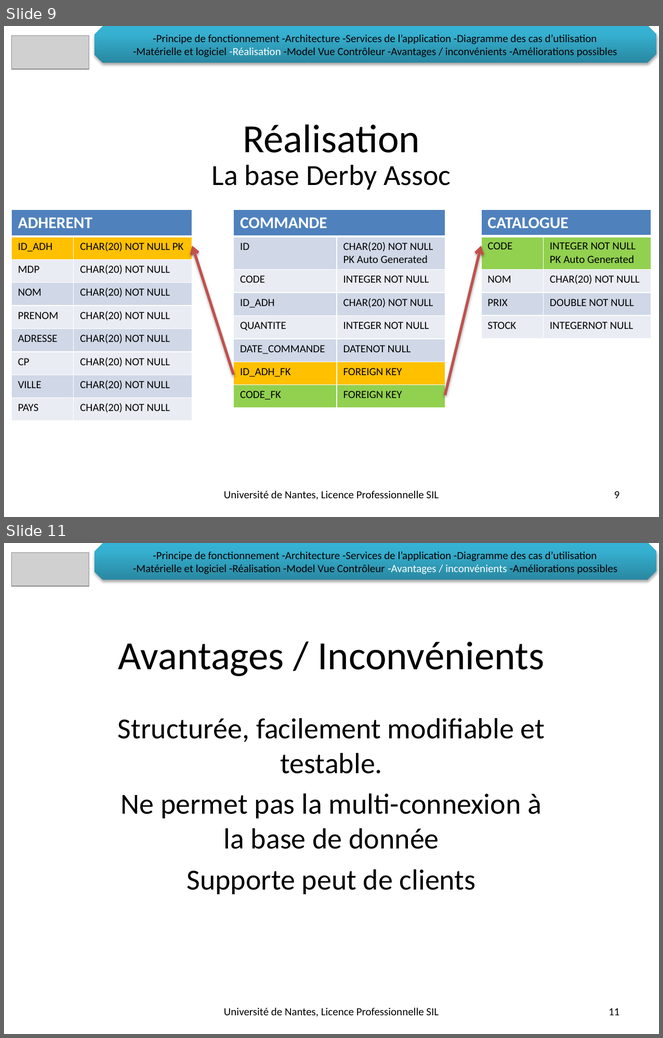
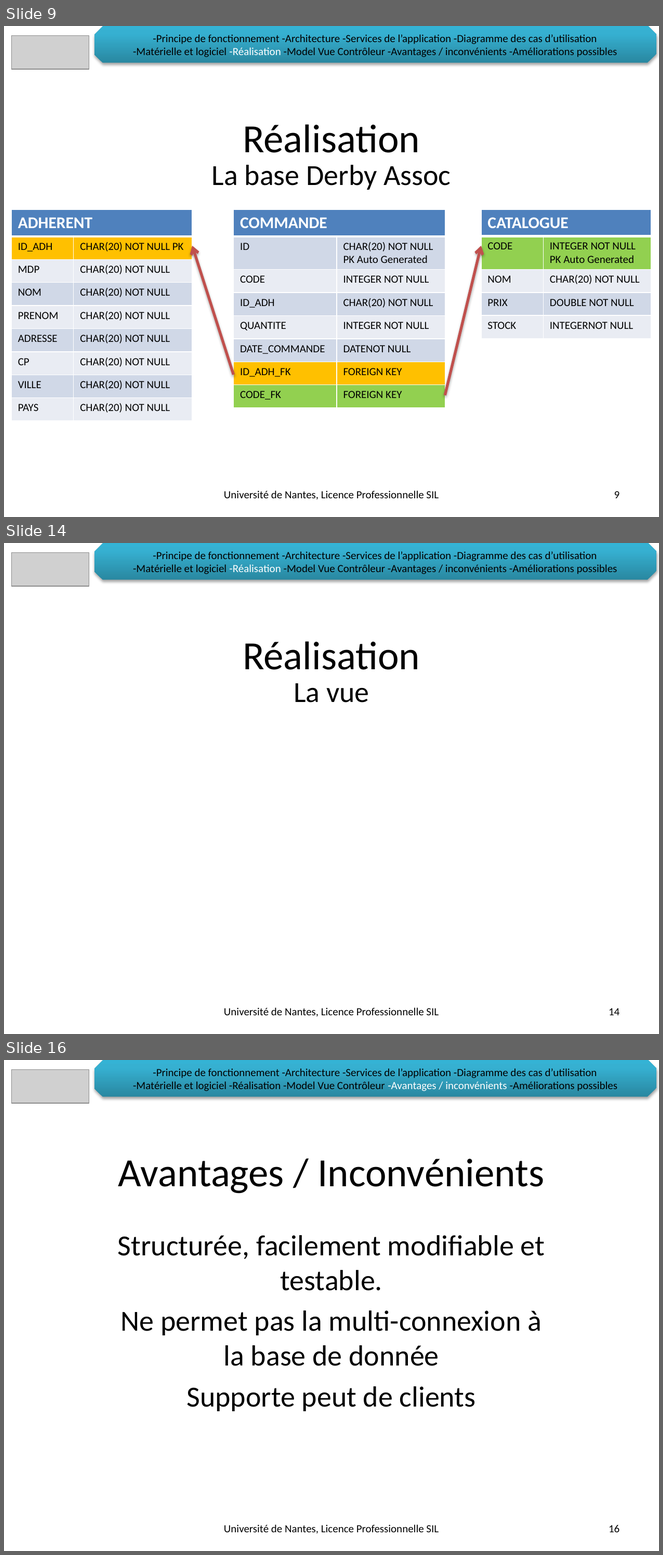
Before and after one commit to LeonardoALARCON/progr3, a slide deck: Documentation/DiapoProg3/PresentationProg3.pptx. Shown one above the other, each under a label of ours: slides 9 and 11 before the commit, slides 9, 14 and 16 after it; the slides between them are not shown. The pictures are 663x1038 and 663x1555 pixels, drawn with LibreOffice and Linux fonts; fonts in the diff are those of the drawing; grey boxes stand for pictures; background and template pictures are left out. Boxes give left, top, right and bottom in pixels: in the first picture for what was removed or moved away, otherwise in the second. Text is boxed around its words. In the diff, an @@ line names an element or a change of style, - is before the commit and + after.

```diff
--- a/Documentation/DiapoProg3/PresentationProg3.pptx
+++ b/Documentation/DiapoProg3/PresentationProg3.pptx
@@ slide 14 added at (x1=4, y1=543, x2=659, y2=1034), background picture (left out) @@
@@ picture added at (x1=12, y1=553, x2=89, y2=586) @@
@@ snip diag rect added at (x1=94, y1=543, x2=657, y2=580), fill gradient #2A88A2 to #37B1D2 to #34B4D6, 12 pt, text #000000 @@
+-Principe de fonctionnement -Architecture -Services de l’application -Diagramme des cas d’utilisation
+-Matérielle et logiciel -Réalisation -Model Vue Contrôleur -Avantages / inconvénients -Améliorations possibles
@@ title added at (x1=243, y1=641, x2=420, y2=670), 44 pt, text #000000 @@
+Réalisation
@@ subtitle added at (x1=294, y1=683, x2=369, y2=703), 32 pt, text #000000 @@
+La vue
@@ text added at (x1=224, y1=1008, x2=439, y2=1017), 12 pt, text #000000 @@
+Université de Nantes, Licence Professionnelle SIL
@@ page number added at (x1=609, y1=1008, x2=620, y2=1016), 12 pt, text #000000 @@
+14
@@ what was slide 11 is now slide 16 @@
@@ page number at (x1=609, y1=1525, x2=620, y2=1533): text changed @@
-11
+16
```
Also in this commit, not shown: 1 slide changed, 4 other slides added, 4 other files.
